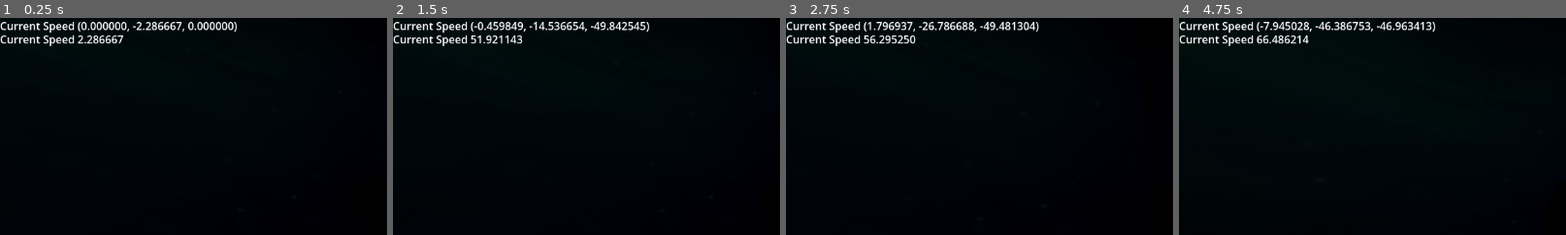
Above: before the commit, frames 1-4 (left to right).
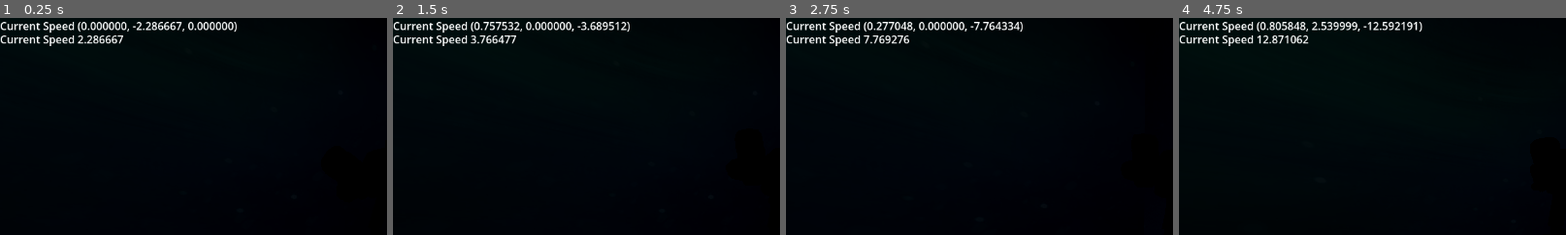
Above: after the commit, the same moments.

Repository: sobakacece/arcticmonkeys
Game: Godot game, scene res://TestScene_3d.tscn
Two runs of this game, one before a commit and one after it. Both use one fixed random seed, a clock stepped at 60 frames per second and the inputs below.
Inputs (mouse positions are % of the whole screen's width and height, from its top left):
- Up to frame 1 (0.25 s): no input
- Up to frame 2 (1.5 s): tap Enter (ui_accept) at 0.5, 0.77 s; move the mouse to (55, 50) at 0.52 s; hold W (move_forward) from 0.53 s (still down); move the mouse to (45, 50) at 1.27 s
- Up to frame 3 (2.75 s): keep holding W (move_forward); tap Enter (ui_accept) at 1.52 s; move the mouse to (52, 48) at 2.02 s
- Up to frame 4 (4.75 s): keep holding W (move_forward); move the mouse to (49, 52) at 2.77 s; tap Enter (ui_accept) at 3.02, 3.77, 4.52 s; move the mouse to (57, 51) at 3.52 s; move the mouse to (42, 49) at 4.27 s
The pictures show only the part of the screen within x 0-50%, y 0-50%; the shares and areas given below are measured in that part.

The runs differ from the first frame. In frame 2, 1.6% of the frame differs, in the area x 20-67%, y 1-13%; in frame 3, 1.5%; in frame 4, 1.7%.

Commit message:
Fixed direction, accelerations

Diff:
--- a/TestScene_3d.tscn
+++ b/TestScene_3d.tscn
@@ -28,11 +28,13 @@
 transform = Transform3D(-0.622699, 0.77538, -0.105033, 0.78187, 0.621817, -0.0449847, 0.0304311, -0.110134, -0.993451, 4.465, 0.5, -5.616)
 
 [node name="Tile" parent="." instance=ExtResource("1_hwb6y")]
-transform = Transform3D(4, 0, 0, 0, 1, 0, 0, 0, 1, 3.61752, 2.09396, 3.83329)
+transform = Transform3D(10, 0, 0, 0, 1, 0, 0, 0, 10, 3.61752, 2.09396, 3.83329)
 
 [node name="Player" parent="." instance=ExtResource("2_sb0ac")]
 transform = Transform3D(1, 0, 0, 0, 1, 0, 0, 0, 1, 0, 10.9649, 0)
-speed = 5.0
+turn_speed = 1.0
+acceleration_time = 0.2
+slowdown_time = 0.2
 
 [node name="Wall" parent="." instance=ExtResource("1_fjdu6")]
 transform = Transform3D(0.795717, -0.605669, 0, 0.605669, 0.795717, 0, 0, 0, 1, 0.804, 0.5, -5.519)
@@ -45,3 +47,70 @@
 camera_attributes = SubResource("CameraAttributesPhysical_8xmqt")
 
 [node name="Debug" parent="." instance=ExtResource("5_by066")]
+
+[node name="Node3D" type="Node3D" parent="."]
+transform = Transform3D(1, 0, 0, 0, 1, 0, 0, 0, 1, 0, -7.20992, 0)
+
+[node name="CSGSphere3D" type="CSGSphere3D" parent="Node3D"]
+transform = Transform3D(1, 0, 0, 0, 1, 0, 0, 0, 1, 70.5207, 6.1153, 3.83329)
+radius = 5.0
+
+[node name="CSGSphere3D2" type="CSGSphere3D" parent="Node3D"]
+transform = Transform3D(1, 0, 0, 0, 1, 0, 0, 0, 1, 54.6706, 6.1153, 3.83329)
+radius = 5.0
+
+[node name="CSGSphere3D3" type="CSGSphere3D" parent="Node3D"]
+transform = Transform3D(1, 0, 0, 0, 1, 0, 0, 0, 1, 39.3884, 6.1153, 3.83329)
+radius = 5.0
+
+[node name="CSGSphere3D4" type="CSGSphere3D" parent="Node3D"]
+transform = Transform3D(1, 0, 0, 0, 1, 0, 0, 0, 1, 23.5383, 6.1153, 3.83329)
+radius = 5.0
+
+[node name="CSGSphere3D5" type="CSGSphere3D" parent="Node3D"]
+transform = Transform3D(1, 0, 0, 0, 1, 0, 0, 0, 1, 70.5207, 6.1153, 19.5701)
+radius = 5.0
+
+[node name="CSGSphere3D6" type="CSGSphere3D" parent="Node3D"]
+transform = Transform3D(1, 0, 0, 0, 1, 0, 0, 0, 1, 54.6706, 6.1153, 19.5701)
+radius = 5.0
+
+[node name="CSGSphere3D7" type="CSGSphere3D" parent="Node3D"]
+transform = Transform3D(1, 0, 0, 0, 1, 0, 0, 0, 1, 39.3884, 6.1153, 19.5701)
+radius = 5.0
+
+[node name="CSGSphere3D8" type="CSGSphere3D" parent="Node3D"]
+transform = Transform3D(1, 0, 0, 0, 1, 0, 0, 0, 1, 23.5383, 6.1153, 19.5701)
+radius = 5.0
+
+[node name="CSGSphere3D9" type="CSGSphere3D" parent="Node3D"]
+transform = Transform3D(1, 0, 0, 0, 1, 0, 0, 0, 1, 70.5207, 6.1153, 38.69)
+radius = 5.0
+
+[node name="CSGSphere3D10" type="CSGSphere3D" parent="Node3D"]
+transform = Transform3D(1, 0, 0, 0, 1, 0, 0, 0, 1, 54.6706, 6.1153, 38.69)
+radius = 5.0
+
+[node name="CSGSphere3D11" type="CSGSphere3D" parent="Node3D"]
+transform = Transform3D(1, 0, 0, 0, 1, 0, 0, 0, 1, 39.3884, 6.1153, 38.69)
+radius = 5.0
+
+[node name="CSGSphere3D12" type="CSGSphere3D" parent="Node3D"]
+transform = Transform3D(1, 0, 0, 0, 1, 0, 0, 0, 1, 23.5383, 6.1153, 38.69)
+radius = 5.0
+
+[node name="CSGSphere3D13" type="CSGSphere3D" parent="Node3D"]
+transform = Transform3D(1, 0, 0, 0, 1, 0, 0, 0, 1, 70.5207, 6.1153, 54.4268)
+radius = 5.0
+
+[node name="CSGSphere3D14" type="CSGSphere3D" parent="Node3D"]
+transform = Transform3D(1, 0, 0, 0, 1, 0, 0, 0, 1, 54.6706, 6.1153, 54.4268)
+radius = 5.0
+
+[node name="CSGSphere3D15" type="CSGSphere3D" parent="Node3D"]
+transform = Transform3D(1, 0, 0, 0, 1, 0, 0, 0, 1, 39.3884, 6.1153, 54.4268)
+radius = 5.0
+
+[node name="CSGSphere3D16" type="CSGSphere3D" parent="Node3D"]
+transform = Transform3D(1, 0, 0, 0, 1, 0, 0, 0, 1, 23.5383, 6.1153, 54.4268)
+radius = 5.0
--- a/player.tscn
+++ b/player.tscn
@@ -1,14 +1,15 @@
-[gd_scene load_steps=7 format=3 uid="uid://dutgh7ygmpwtc"]
+[gd_scene load_steps=8 format=3 uid="uid://dutgh7ygmpwtc"]
 
 [ext_resource type="Script" path="res://scripts/player.gd" id="1_lukb3"]
+[ext_resource type="PackedScene" uid="uid://bqx666vmubd6c" path="res://assets/3D/char.tscn" id="2_85a4p"]
 
 [sub_resource type="Curve" id="Curve_lyvwj"]
 _data = [Vector2(0.00353357, 0), 0.0, 0.0, 0, 0, Vector2(0.469965, 0.451429), 0.0, 0.0, 0, 0, Vector2(0.770318, 0.468571), 0.0, 0.0, 0, 0, Vector2(1, 1), 0.0, 0.0, 0, 0]
 point_count = 4
 
 [sub_resource type="Curve" id="Curve_w0o3t"]
-_data = [Vector2(0.00353357, 0.982857), 0.0, 0.0, 0, 0, Vector2(0.477032, 0.188571), 0.0, 0.0, 0, 0, Vector2(1, 0), 0.0, 0.0, 0, 0]
-point_count = 3
+_data = [Vector2(0.00353357, 0.982857), 0.0, 0.0, 0, 0, Vector2(0.636042, 0.588571), 0.0, 0.0, 0, 0, Vector2(0.773852, 0.557243), 0.0, 0.0, 0, 0, Vector2(1, 0), 0.0, 0.0, 0, 0]
+point_count = 4
 
 [sub_resource type="CapsuleShape3D" id="CapsuleShape3D_hrgk7"]
 
@@ -20,12 +21,11 @@
 physics_interpolation_mode = 1
 safe_margin = 0.06
 script = ExtResource("1_lukb3")
-speed = 10.0
 turn_speed = 2.0
 acceleration_curve = SubResource("Curve_lyvwj")
 slowdown_curve = SubResource("Curve_w0o3t")
-acceleration_time = 2.0
-slowdown_time = 2.0
+slowdown_time = 0.5
+max_speed = 25
 rotation_weight = 5.0
 rotation_speed_mod = 0.5
 
@@ -43,10 +43,15 @@
 [node name="Visuals" type="Node3D" parent="."]
 
 [node name="MeshInstance3D" type="MeshInstance3D" parent="Visuals"]
+visible = false
 mesh = SubResource("CapsuleMesh_6rd2l")
 skeleton = NodePath("../..")
 
 [node name="MeshInstance3D2" type="MeshInstance3D" parent="Visuals"]
 transform = Transform3D(1, 0, 0, 0, 1, 0, 0, 0, 1, 0, 0.909478, -0.407264)
+visible = false
 mesh = SubResource("SphereMesh_secvs")
 skeleton = NodePath("../..")
+
+[node name="Char" parent="Visuals" instance=ExtResource("2_85a4p")]
+transform = Transform3D(-4.37114e-08, 0, -1, 0, 1, 0, 1, 0, -4.37114e-08, 0, 0, 0)
--- a/scripts/player.gd
+++ b/scripts/player.gd
@@ -4,7 +4,6 @@
 
 @export_category("Movement")
 @export var jump_velocity = 4.5
-@export var speed = 5.0
 @export var fall_acceleration = 75
 @export var turn_speed : float = 1
 
@@ -13,7 +12,7 @@
 @export var slowdown_curve : Curve
 @export var acceleration_time : float = 0.2
 @export var slowdown_time : float = 0.2
-var max_speed = 50
+@export var max_speed = 50
 var acceleration = 0.0
 var deacceleration = 0.0
 
@@ -21,7 +20,7 @@
 var target_velocity = Vector3.ZERO
 var direction
 
-@export_category("Rotation")
+@export_category("Camera Rotation")
 @export var rotation_weight = 0.1;
 @export var rotation_speed_mod : float = 1
 var target_camera_rotation: Vector3
@@ -74,11 +73,17 @@
 		velocity.y = jump_velocity
 
 	var input_dir := Input.get_vector("move_left", "move_right", "move_forward", "move_back")
-	direction = (spring_arm.transform.basis * Vector3(input_dir.x, 0, input_dir.y)).normalized()
+	direction = (Basis(spring_arm.transform.basis.x, Vector3.UP, spring_arm.transform.basis.z).orthonormalized() * Vector3(input_dir.x, 0, input_dir.y)).normalized()
 	if direction:
+		var target_velocity_x = direction.x * max_speed
+		var target_velocity_z = direction.z * max_speed
 		#acceleration = min(acceleration + delta / acceleration_time, 1.0)
-		velocity.x = _ease_velocity(direction.x * max_speed, acceleration_curve, delta, acceleration_time)
-		velocity.z = _ease_velocity(direction.z * max_speed, acceleration_curve, delta, acceleration_time)
+
+		velocity.x = lerp(velocity.x, target_velocity_x, acceleration_curve.sample(acceleration_time) * delta)
+		velocity.z = lerp(velocity.z, target_velocity_z, acceleration_curve.sample(acceleration_time) * delta)
+		#velocity.x = _ease_velocity(direction.x * max_speed, acceleration_curve, delta, acceleration_time)
+		#velocity.z = _ease_velocity(direction.z * max_speed, acceleration_curve, delta, acceleration_time)
+
 		#velocity.z = clamp(velocity.z, -max_speed, max_speed)
 		#velocity.x = clamp(velocity.x, -max_speed, max_speed)
 		#velocity.x = direction.x * speed
@@ -88,8 +93,8 @@
 		#var z = remap (time, 0, acceleration_time, 0, 1)
 		#velocity.z = velocity.move_toward(direction * speed, accel_curve.sample_baked(z) * accel).z
 	else:
-		velocity.x = _ease_velocity(direction.x * max_speed, slowdown_curve, delta, slowdown_time)
-		velocity.z = _ease_velocity(direction.z * max_speed, slowdown_curve, delta, slowdown_time)
+		velocity.x = lerp(velocity.x, 0.0, slowdown_curve.sample(slowdown_time) * delta)
+		velocity.z = lerp(velocity.z, 0.0, slowdown_curve.sample(slowdown_time) * delta)
 		#var x = remap (time, 0, slowdown_time, 0, 1)
 		#velocity.x = velocity.move_toward(direction * speed, slowdown_curve.sample_baked(x) * slowdown).x
 		#var z = remap (time, 0, slowdown_time, 0, 1)
@@ -97,6 +102,7 @@
 
 	if velocity.length() > 0.2:
 		rotate_visuals(delta)
+
 	else:
 		on_stop()
 		#visuals.rotation.y = lerpf(spring_arm.rotation.y, atan2(-velocity.x, -velocity.z), turn_speed * delta)
